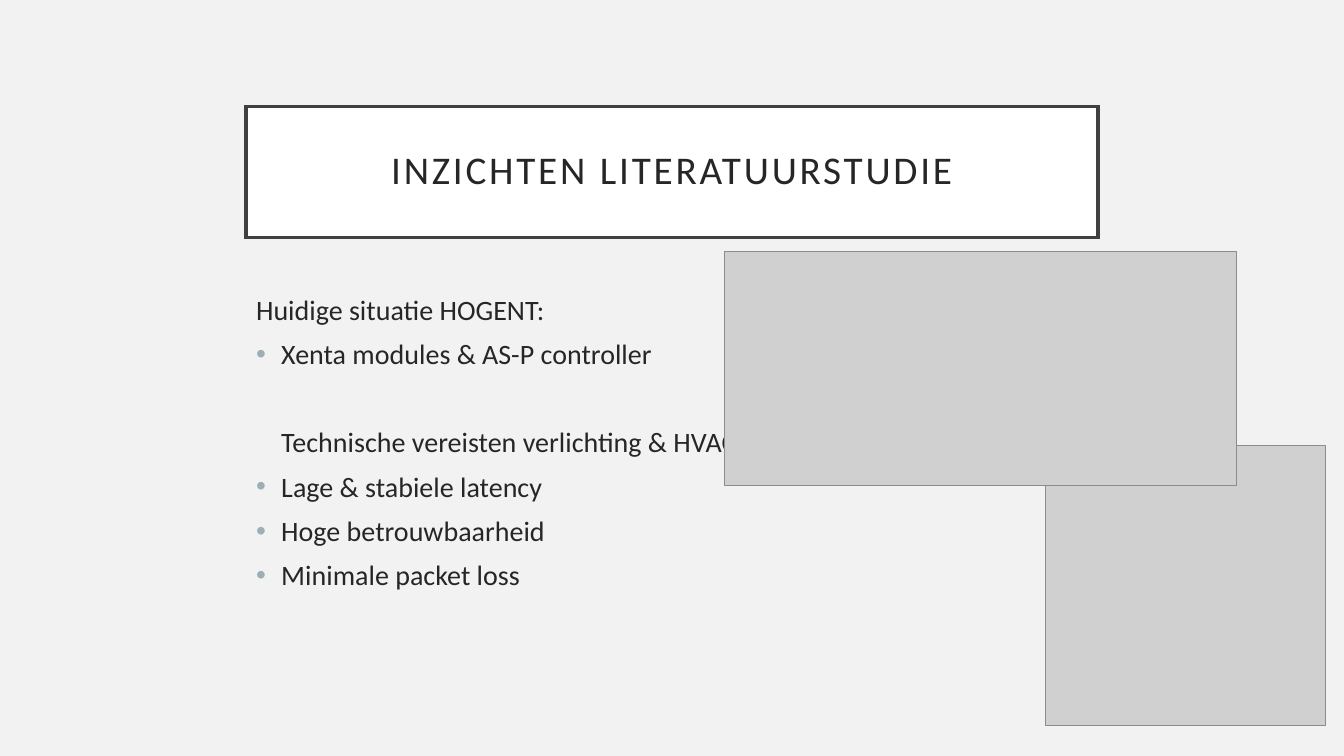
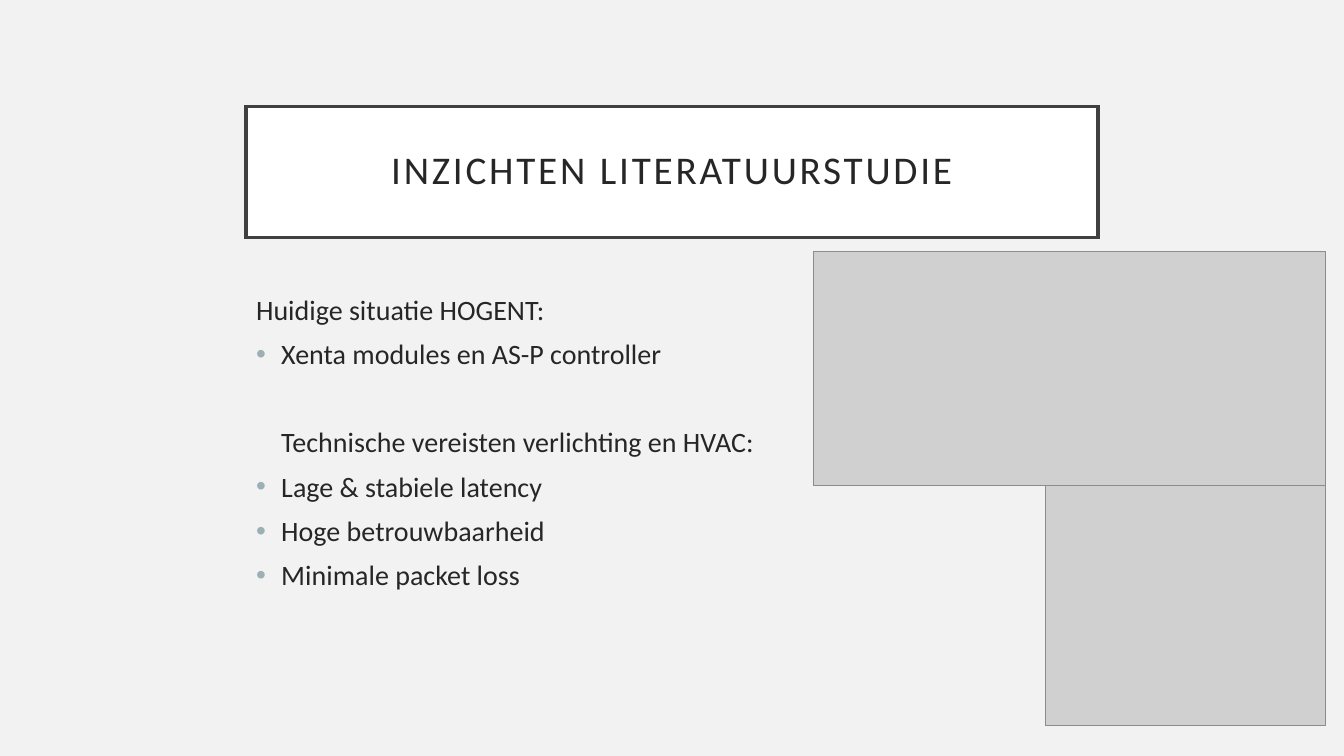
Before and after one commit to JanDeSomviele/Bachelorproef2025, a slide deck: slide 7 of Bachelorproef2025JanDeSomviele.odp. Drawn at 1344x756 pixels with LibreOffice and Linux fonts; fonts in the diff are those of the drawing; grey boxes stand for pictures. Boxes give left, top, right and bottom in pixels: in the first picture for what was removed or moved away, otherwise in the second. Text is boxed around its words. In the diff, an @@ line names an element or a change of style, - is before the commit and + after.

```diff
--- a/Bachelorproef2025JanDeSomviele.odp
+++ b/Bachelorproef2025JanDeSomviele.odp
@@ picture moved from (x1=725, y1=252, x2=1237, y2=486) to (x1=814, y1=252, x2=1326, y2=486) @@
@@ text at (x1=281, y1=344, x2=754, y2=457): text changed @@
-• Xenta modules & AS-P controller
-Technische vereisten verlichting & HVAC:
+• Xenta modules en AS-P controller
+Technische vereisten verlichting en HVAC:
```
Also in this commit, not shown: 8 other slides changed, 1 other file.
